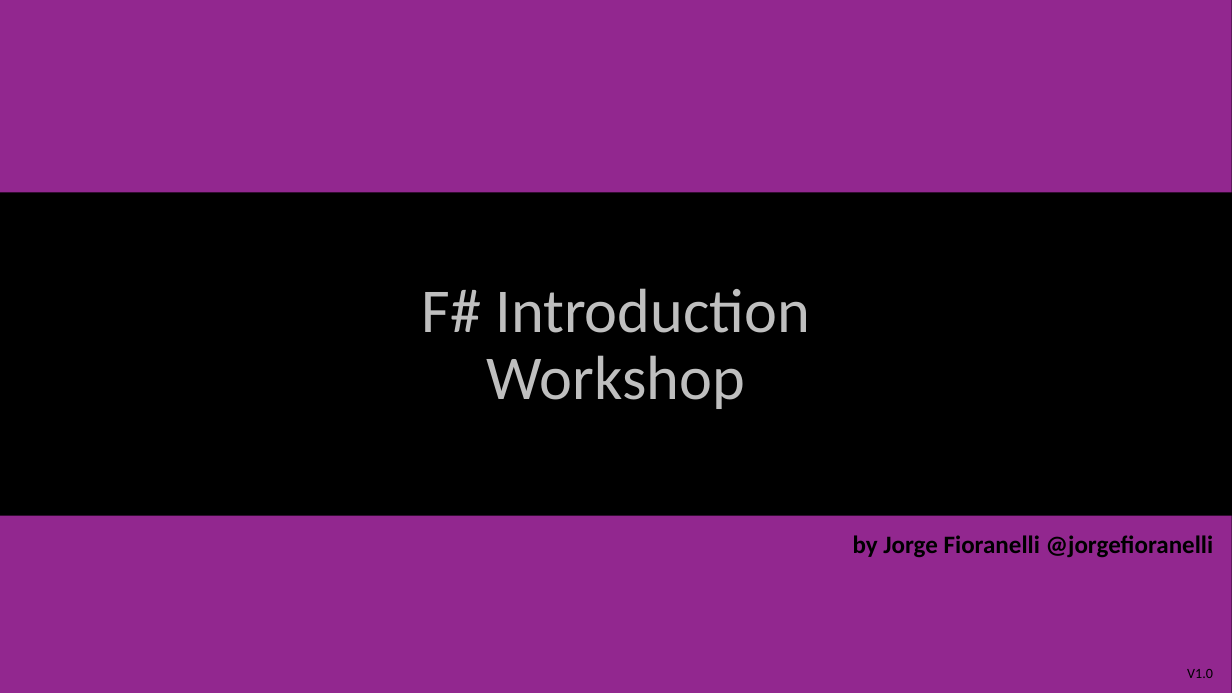
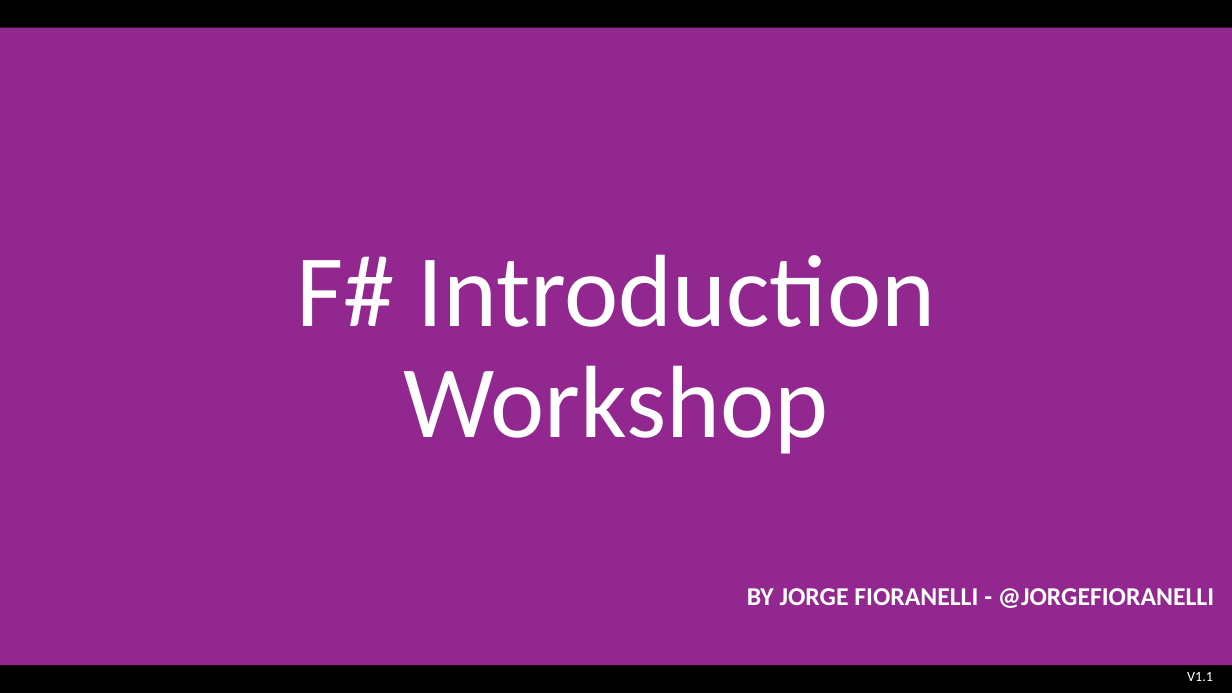
Before and after one commit to jorgef/fsharpworkshop, a slide deck: slide 1 of FSharpWorkshop_Slides.pptx. Drawn at 1232x693 pixels with LibreOffice and Linux fonts; fonts in the diff are those of the drawing. Boxes give left, top, right and bottom in pixels: in the first picture for what was removed or moved away, otherwise in the second. Text is boxed around its words. In the diff, an @@ line names an element or a change of style, - is before the commit and + after.

```diff
--- a/FSharpWorkshop_Slides.pptx
+++ b/FSharpWorkshop_Slides.pptx
@@ rectangle: place and size @@
-rectangle at <box>0,0,1232,192</box>
+rectangle at <box>0,28,1232,665</box>
@@ title "F# Introduction Workshop": place and size @@
-title "F# Introduction Workshop" at <box>422,288,809,409</box>
+title "F# Introduction Workshop" at <box>296,254,935,454</box>
@@ title "F# Introduction Workshop" at <box>296,254,935,454</box>: size 48.6 to 80 pt, text colour #BFBFBF to #FFFFFF @@
@@ rectangle removed at <box>0,516,1232,693</box> @@
@@ text "BY JORGE FIORANELLI - @JORGEFIORANELLI" at <box>747,588,1214,608</box>: vertical alignment bottom to top @@
@@ text at <box>747,588,1214,608</box>: text changed; size 19.5 to 20 pt; text colour #000000 to #FFFFFF @@
-by Jorge Fioranelli @jorgefioranelli
+BY JORGE FIORANELLI - @JORGEFIORANELLI
@@ text at <box>1187,672,1213,681</box>: text changed; text colour #000000 to #FFFFFF @@
-V1.0
+V1.1
```
Also in this commit, not shown: 9 other slides changed, 1 slide added, 5 slides removed, 1 other file.
